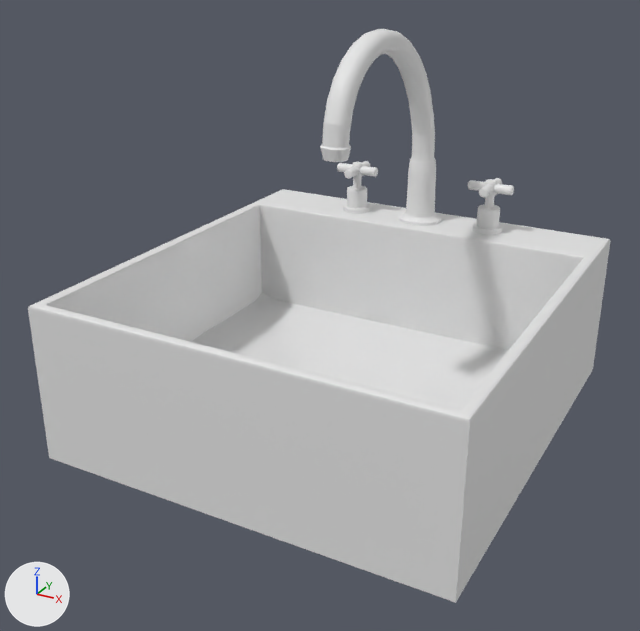
The FBX model project/Assets/Models/FBX/SM_Sink.fbx as it was, and as the next commit left it.
The view is the same before and after, from a 50 mm lens placed at (0.296, -0.558, 0.898), pointed at (-0.008, -0.006, 0.622). Every picture has the same lights, and +X, +Y and +Z are marked at lower left. Materials are left out; every surface is plain grey. Where no turn or scale is listed for an object, it has been applied to the vertices. Vertices at the same position are counted once.
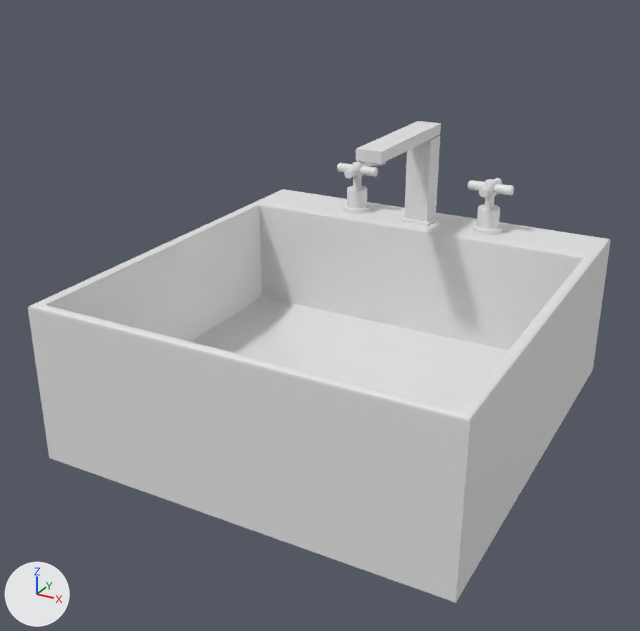
The newer file is also rescaled (x2.174), turned or shifted as a whole; pictures and numbers use the older file's frame.

Boxes [x1, y1, x2, y2] around the edits, measured in the pictures (640 x 631 px):
'polySurface6', reshaped (16% shorter)
    before: [28, 29, 611, 603]
    after: [28, 121, 611, 603]
part 1 of me_mesh, added
    after: [360, 161, 386, 166]
part 2 of me_mesh, added
    after: [356, 121, 441, 226]
part 3 of me_mesh, deleted
    before: [320, 29, 442, 226]

The change, as a list of edits to the scene's bpy script:
```text
Change me_mesh:
    used by ob_polysurface6; location = (0.0, 0.025, 0.6757)
    remove me_mesh.from_pydata(...)  # 2038 vertices, 2077 faces; spans x -0.165..0.165, y -0.175..0.175, z -0.152..0.152
    add me_mesh.from_pydata(...)  # 1436 vertices, 1363 faces; spans x -0.165..0.165, y -0.175..0.175, z -0.152..0.064
    me_mesh part 1: a new loose piece of 41 vertices spanning x -0.011..0.01, y 0.033..0.053, z 0.051..0.054
    me_mesh part 2: a new loose piece of 40 vertices spanning x -0.013..0.014, y 0.033..0.158, z -0.023..0.064
    me_mesh part 3: the loose piece of 683 vertices spanning x -0.02..0.02, y -0.031..0.164, z -0.024..0.152 is deleted
```
